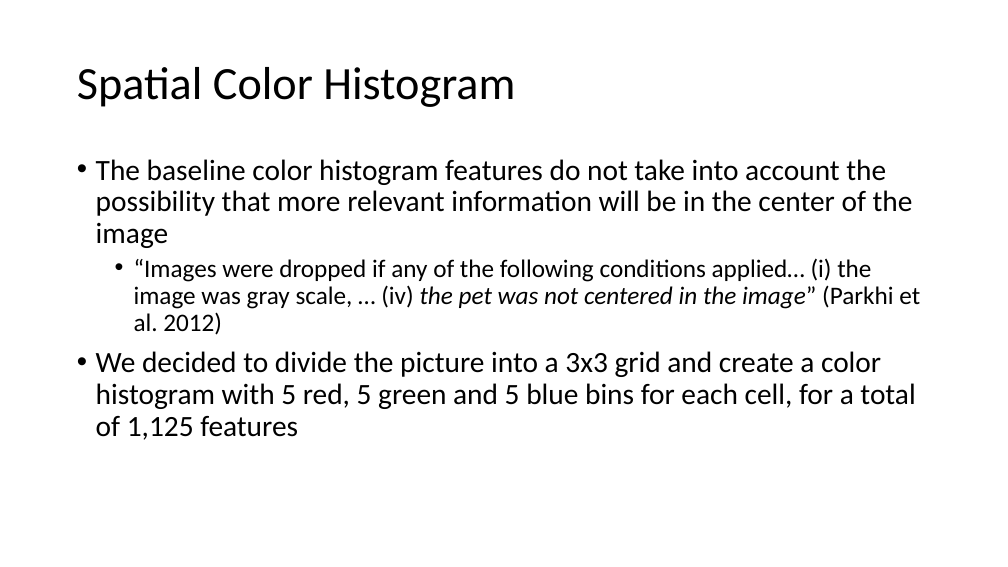
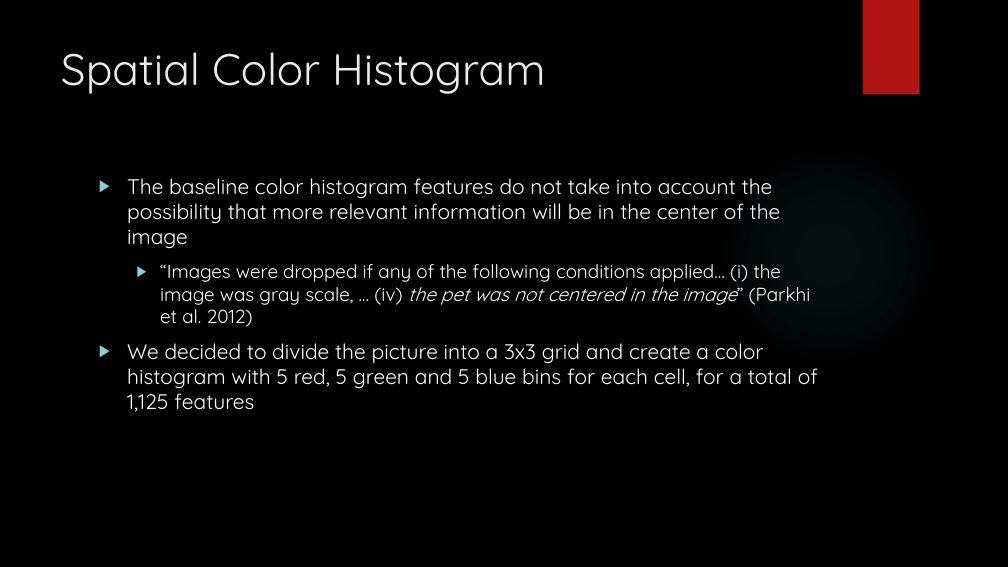
Before and after one commit to TZstatsADS/Spr2016-Proj3-Grp5, a slide deck: slide 4 of doc/presentation.pptx. Drawn at 1008x567 pixels with LibreOffice and Linux fonts; fonts in the diff are those of the drawing; background and template pictures are left out. Boxes give left, top, right and bottom in pixels: in the first picture for what was removed or moved away, otherwise in the second. Text is boxed around its words. In the diff, an @@ line names an element or a change of style, - is before the commit and + after.

```diff
--- a/doc/presentation.pptx
+++ b/doc/presentation.pptx
@@ background #FFFFFF to picture (left out) @@
@@ rectangle added at (863,0,920,95), fill #B01513 @@
@@ title "Spatial Color Histogram": place and size @@
-title "Spatial Color Histogram" at (77,67,515,107)
+title "Spatial Color Histogram" at (61,52,545,94)
@@ title "Spatial Color Histogram" at (61,52,545,94): size 44 to 42 pt, font Calibri to Quicksand, text colour #000000 to #EBEBEB; line spacing 0.9 to 1; vertical alignment middle to top @@
@@ ellipse added at (712,138,944,371), fill gradient #50B9C1 @@
@@ text "The baseline color histogram features ...": place and size @@
-text "The baseline color histogram features ..." at (96,159,920,440)
+text "The baseline color histogram features ..." at (127,178,818,412)
@@ text "The baseline color histogram features ..." at (127,178,818,412): size 28 to 20 pt in "The baseline color histogram features do not ...", "We decided to divide the picture into ..."; font Calibri to Quicksand, text colour #000000 to #FFFFFF; size 24 to 18 pt in "“Images were dropped if any of the ..."; bullet • to ▶; line spacing 0.9 to 1; more space between paragraphs @@
```
Also in this commit, not shown: 11 other slides changed, 1 slide added, 1 slide removed, 2 other files.
